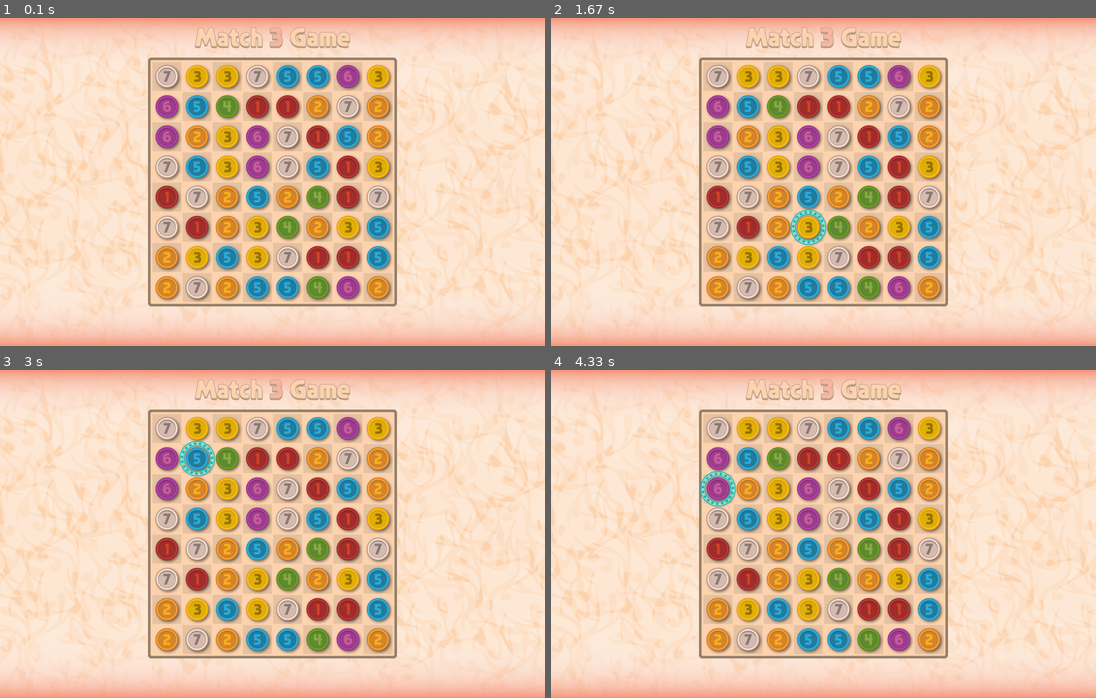
Above: before the commit, frames 1-4 (two rows, left to right).
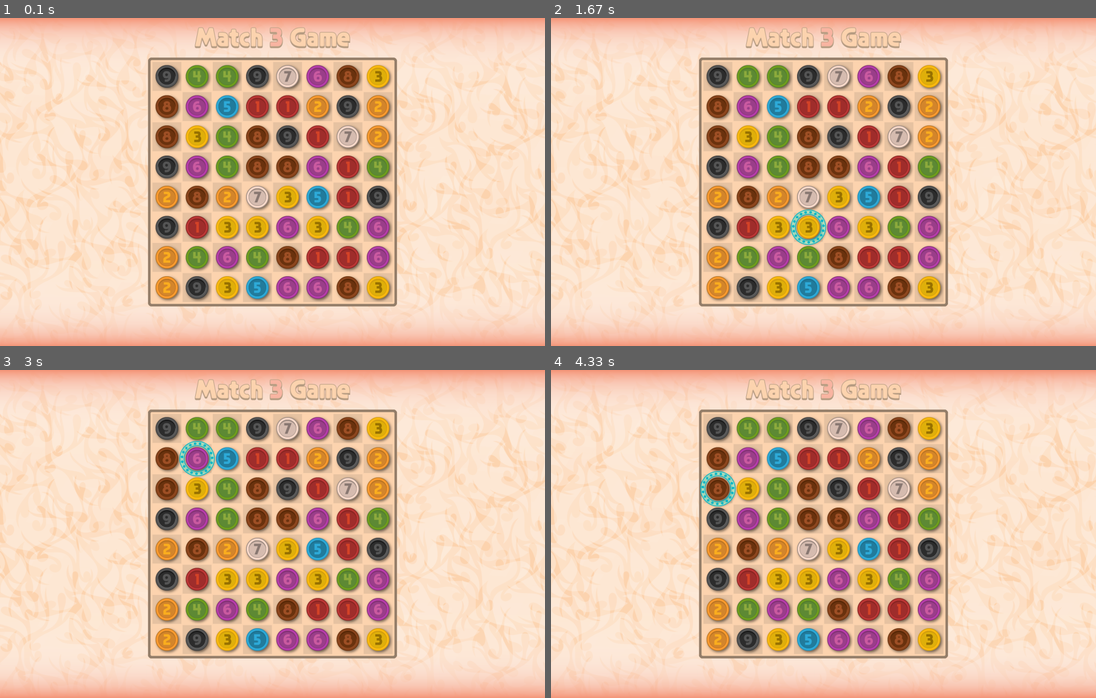
Above: after the commit, the same moments.

Repository: petrnita/Match3-Pygame-W.I.P.
Game: pygame game, started from main.py
Same seed, same stepped clock (60 frames per second), same inputs: the game is played once before the commit and once after it.
Inputs (mouse positions are in pixels of both pictures, inside the frame that each line leads up to):
- Up to frame 1 (0.1 s): no input
- Up to frame 2 (1.67 s): click (823, 182) at 0.38 s; click (905, 67) at 0.72 s; press the mouse at (905, 67) at 1.03 s; move the mouse to (850, 165) at 1.13 s; release the mouse at (796, 267) at 1.27 s; click (823, 221) at 1.38 s
- Up to frame 3 (3 s): click (196, 465) at 1.75 s; click (65, 461) at 2.25 s
- Up to frame 4 (4.33 s): click (850, 520) at 3.08 s; click (1019, 609) at 3.65 s; click (703, 474) at 3.98 s

The runs differ from the first frame. In frame 1, 11% of the frame differs, in the area x 28-72%, y 14-86%; in frame 2, 11%; in frame 3, 11%; in frame 4, 11%.

Commit message:
modified:   check_matching.py 	modified:   consts.py 	modified:   game_assets.py 	modified:   gem_select.py 	modified:   gfx/gems.png 	modified:   main.py

Diff:
--- a/check_matching.py
+++ b/check_matching.py
@@ -1,4 +1,5 @@
 from consts import GAME
+from game_assets import Gem
 
 mask = [
     [[0, 1, 0],
@@ -61,7 +62,8 @@
 
 class Check_Matching():
     @classmethod
-    def check(cls, board) -> bool:
+    def check(cls, board: list[Gem]) -> bool:
+        import sys
         for x in range(int(GAME.BOARD_SIZE.x)):
             for y in range(int(GAME.BOARD_SIZE.y)):
                 for m in mask:
--- a/consts.py
+++ b/consts.py
@@ -71,7 +71,7 @@
 
 GAME = Game_Props()
 GAME.BOARD_SIZE = vec(8, 8)
-GAME.NUMBER_OF_GEMS = 7
+GAME.NUMBER_OF_GEMS = 9
 
 GEMS = Properities()
 GEMS.IMAGE = pygame.image.load('gfx/gems.png')
--- a/game_assets.py
+++ b/game_assets.py
@@ -31,6 +31,7 @@
         self._direction: vec = vec()
         self._velocity: vec = self._direction * self._speed
         self._end_moving: bool = True
+        self._ready = True
         self._dist: int = 0
         self._is_falling: bool = False
         self._state: str = 'idle'
@@ -63,6 +64,10 @@
     def end_moving(self) -> bool:
         return self._end_moving
 
+    @property
+    def ready(self) -> bool:
+        return self._ready
+
     def change_pos(self):
         self._direction = vec.normalize(self._new_bpos.pos - self._bpos.pos)
         self._velocity = self._direction * self._speed
@@ -89,6 +94,7 @@
         self._new_bpos.pos = self._bpos.pos + vec(0, dist)
         self._board_manager.match_gems.add_to_matching(self)
         self._is_falling = True
+        self._ready = False
         self.change_pos()
         self._state = 'fall'
 
@@ -120,9 +126,9 @@
         self._bpos.pos = self._new_bpos.pos.copy()
         self._end_moving = True
         self._board_manager.board.gems[int(self._bpos.pos.x)][int(self._bpos.pos.y)] = self
+        self._ready  = True
         self._is_falling = False
         self.reset_state()
-
 
 class Create_Board():
     def __init__(self, board_manager,
@@ -180,6 +186,8 @@
         self._match_gems: Match = Match(self)
         self._overs: list[Gem] = list()
         self._possibles: bool = False
+        self._gems_ready = False
+        self.debug_rect: list[Rect] = []
 
     @property
     def board(self) -> Create_Board:
@@ -205,10 +213,15 @@
     def match_gems(self) -> Match:
         return self._match_gems
 
+    @property
+    def gems_are_moving(self) -> bool:
+        return self._gems_are_moving
+
     def _detect_pointer_with_gem_collision(self, events, game_status):
-        if not self._check_moving_of_gems(self._match_gems.set_matching): return
-
-        gem = None
+
+        if not self._gems_ready: return
+
+        gem: Gem = None
         for _gem in self._gems_group:
             if _gem.rect.collidepoint(*(pygame.mouse.get_pos() - BOARD.OFFSET)):
                 gem = _gem
@@ -240,13 +253,25 @@
                         self._swapdir_group.empty()
 
     def _check_moving_of_gems(self, gems: set[Gem]) -> bool:
-        if len(gems) == 0: return True
+        if len(gems) == 0: return False
         for gem in gems:
             if not gem.end_moving:
-                return False
-        return True
+                return True
+        return False
+
+    def check_gems_ready(self) -> bool:
+        ret = True
+        for gem in self._gems_group:
+            if gem.ready == False:
+                self.debug_rect.append(gem.rect)
+                ret = False
+
+        return ret
 
     def update(self, events, dt, game_status):
+
+        self._gems_ready = self.check_gems_ready()
+
         self._detect_pointer_with_gem_collision(events, game_status)
 
         self._select_gem.select_group.update(dt)
@@ -261,7 +286,7 @@
             self._swap_gems.swap(None)
 
         if self._swap_gems.swaping:
-            if self._check_moving_of_gems([self._swap_gems.gem1, self._swap_gems.gem2]):
+            if not self._check_moving_of_gems([self._swap_gems.gem1, self._swap_gems.gem2]):
                 self._match_gems.add_to_matching(self._swap_gems.gem1)
                 self._match_gems.add_to_matching(self._swap_gems.gem2)
                 if self._match_gems.match():
@@ -271,7 +296,7 @@
                 self._swap_gems.clear_swap()
                 self._select_gem.clear()
 
-        if self._check_moving_of_gems(self._match_gems.set_matching):
+        if self.check_gems_ready():
             if len(self._match_gems.set_matching) > 0:
                 self._match_gems.match()
 
--- a/gem_select.py
+++ b/gem_select.py
@@ -5,9 +5,10 @@
 
 class Select_Gem():
     def __init__(self):
+        from game_assets import Gem
         self._select_group: GroupSingle = GroupSingle()
-        self._selected_gem1 = None
-        self._selected_gem2 = None
+        self._selected_gem1: Gem = None
+        self._selected_gem2: Gem = None
         self._ready_to_swap: bool =  False
 
     @property
--- a/main.py
+++ b/main.py
@@ -57,13 +57,14 @@
                         sys.exit()
                     if event.key == pygame.K_ESCAPE:
                         run = False
-                if self.game_status != 'game_over':
-                    if event.type == self.check_board and self.board_manager._check_moving_of_gems(self.board_manager.match_gems.set_matching):
-                        if not Check_Matching.check(self.board_manager.board.gems):
-                            self.game_status = 'game_over'
-                            Fade_In(self.fade_group, 2)
-                            Text_Sprite(self.text_group, vec(SCREEN.WIDTH//2, SCREEN.HEIGHT//2-32), TXT.NO_MORE_MOVES)
-                            Text_Sprite(self.text_group, vec(SCREEN.WIDTH//2, SCREEN.HEIGHT//2+32), TXT.PRESS_ANY_KEY, 24)
+                if event.type == self.check_board:
+                    if self.game_status != 'game_over':
+                        if self.board_manager.check_gems_ready() and not self.board_manager._swap_gems.swaping:
+                            if not Check_Matching.check(self.board_manager.board.gems):
+                                self.game_status = 'game_over'
+                                Fade_In(self.fade_group, 2)
+                                Text_Sprite(self.text_group, vec(SCREEN.WIDTH//2, SCREEN.HEIGHT//2-32), TXT.NO_MORE_MOVES)
+                                Text_Sprite(self.text_group, vec(SCREEN.WIDTH//2, SCREEN.HEIGHT//2+32), TXT.PRESS_ANY_KEY, 24)
 
 
             self.paint_screen()
Binary file changed: gfx/gems.png
